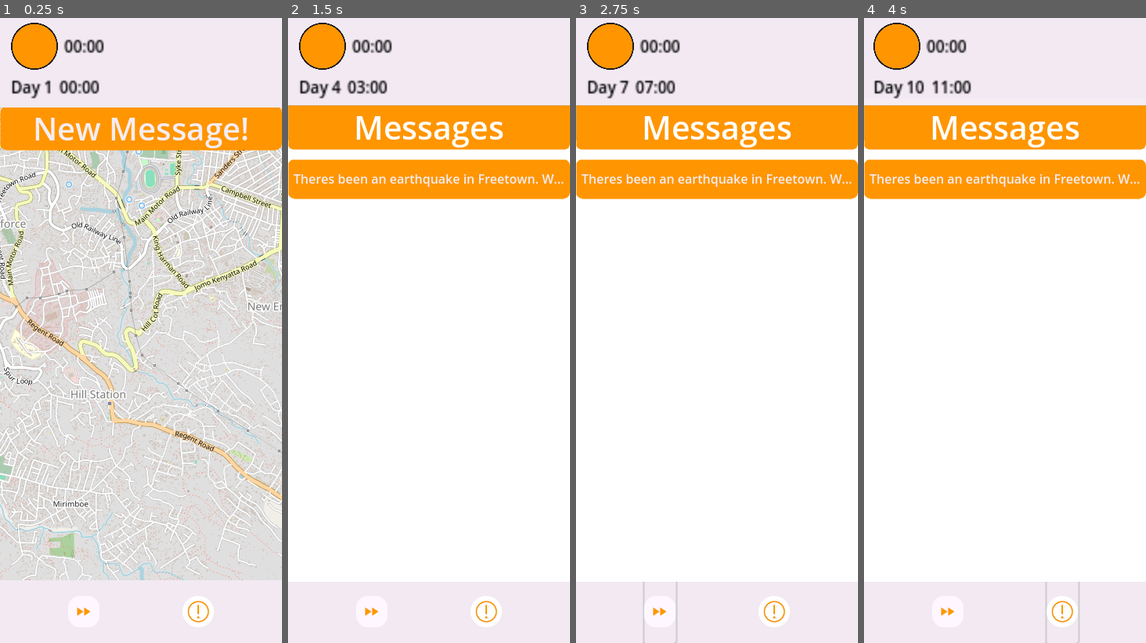
Above: before the commit, frames 1-4 (left to right).
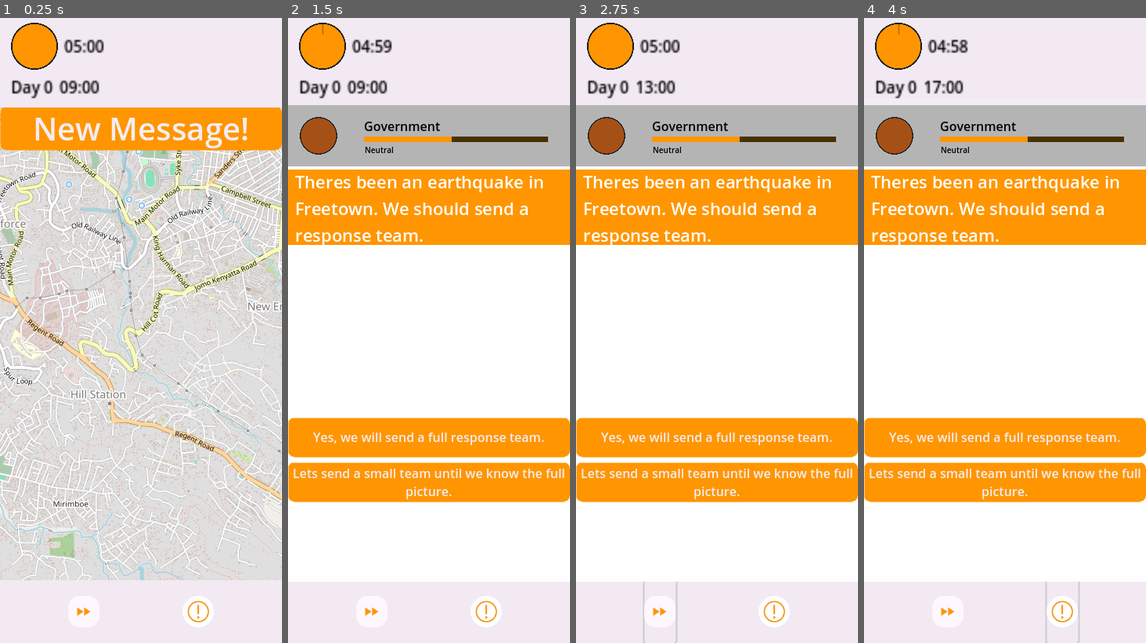
Above: after the commit, the same moments.

Repository: carabowes/Luscinia
Game: Godot game, scene res://main.tscn
Two runs of this game, one before a commit and one after it. Both use one fixed random seed, a clock stepped at 60 frames per second and the inputs below. The engine's default icon, where the game draws it, is replaced by a stand-in: a white triangle on a blue panel in a dark square.
Inputs (mouse positions are in pixels of both pictures, inside the frame that each line leads up to):
- Up to frame 1 (0.25 s): no input
- Up to frame 2 (1.5 s): click "New Message!" at 0.5 s; click "New Message!" (after the commit: "Theres been an earthquake in …") at 1.25 s
- Up to frame 3 (2.75 s): click (660, 611) at 2 s
- Up to frame 4 (4 s): click (948, 611) at 2.75 s; click (1061, 611) at 3.5 s

The runs differ from the first frame. In frame 1, 0.1% of the frame differs, in the area x 15-30%, y 3-13%; in frame 2, 31%; in frame 3, 31%; in frame 4, 31%, in the area x 0-100%, y 0-78%.

Commit message:
Added turn counter Ref #55
- Added turn counter to trigger random tasks based on turn count

Diff:
--- a/luscinia/Scripts/global_timer.gd
+++ b/luscinia/Scripts/global_timer.gd
@@ -3,11 +3,12 @@
 signal turn_progressed(time_skipped : int)
 # Timer variables
 #personal = 1min, discussion = 5min
-@export var cd_minutes: int = 0
+@export var cd_minutes: int = 5
 @export var cd_seconds: int = 0
+@export var turns: int = 0
 var countdown_duration
 var current_time_left
-var time_step = 60
+var time_step = 60 * 4
 
 # Clock variables
 @export var in_game_hours: int = 9  # Measured in horus out of 24
@@ -57,5 +58,6 @@
 		if in_game_hours >= 24:  # Handle day overflow
 			in_game_hours -= 24
 			day_counter += 1
+	turns+= 1
 	turn_progressed.emit(skip_minutes)
 	print("New in-game time: Day %d, %02d:%02d" % [day_counter, in_game_hours, in_game_minutes])  # Debugging line
